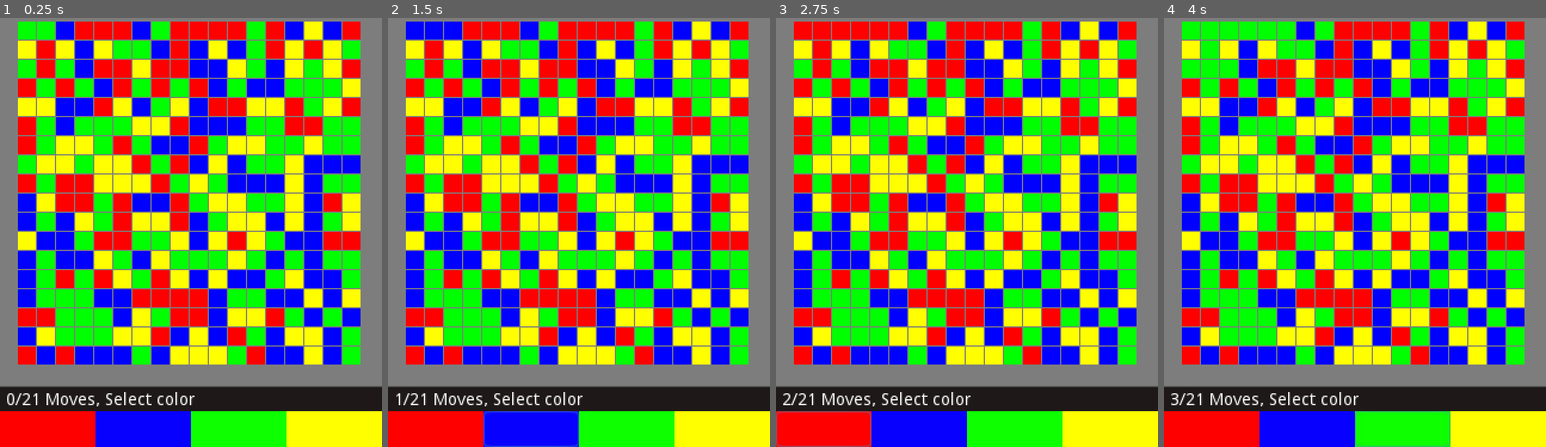
Above: before the commit, frames 1-4 (left to right).
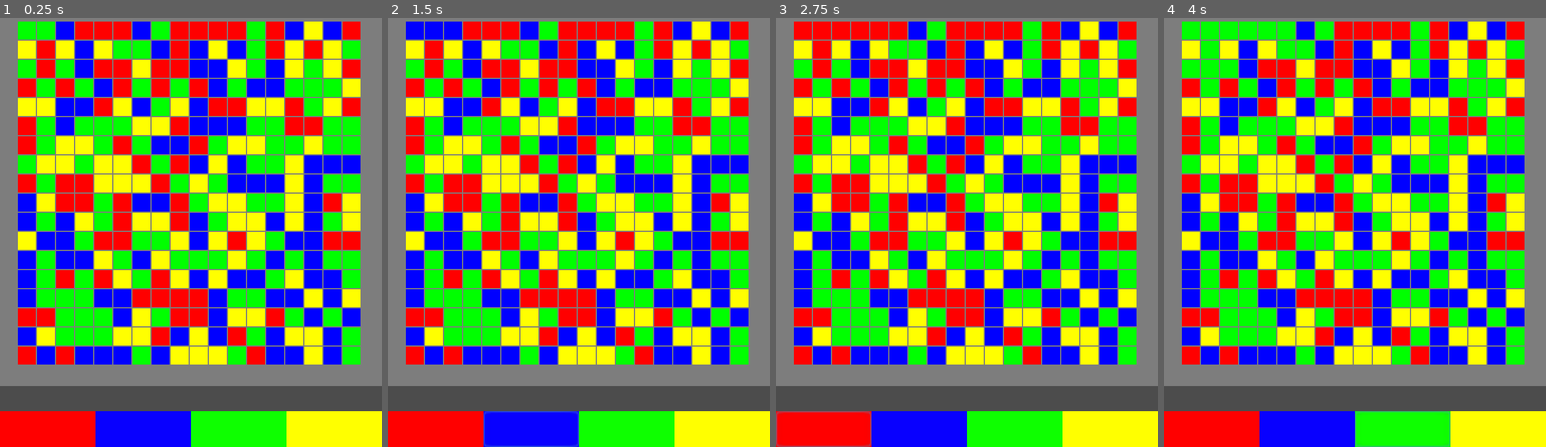
Above: after the commit, the same moments.

Repository: Tranquility2/Satiata
Game: Godot game, scene res://MainScene.tscn
The game is run twice, just before and just after one commit, with the same random seed, the same clock (stepped at 60 frames per second) and the same inputs.
Inputs (mouse positions are in pixels of both pictures, inside the frame that each line leads up to):
- Up to frame 1 (0.25 s): no input
- Up to frame 2 (1.5 s): click (533, 429) at 0.5 s; click (533, 429) at 1.25 s
- Up to frame 3 (2.75 s): click (821, 429) at 2 s
- Up to frame 4 (4 s): click (1209, 429) at 2.75 s; click (1400, 429) at 3.5 s

The runs differ from the first frame. In frame 1, 5.4% of the frame differs, in the area x 0-100%, y 86-92%; in frame 2, 5.4%; in frame 3, 5.4%; in frame 4, 5.4%.

Commit message:
added font

Diff:
--- a/MainScene.tscn
+++ b/MainScene.tscn
@@ -6,11 +6,13 @@
 [ext_resource path="res://StatusText.gd" type="Script" id=4]
 [ext_resource path="res://Styles/GreenStyle.tres" type="StyleBox" id=5]
 [ext_resource path="res://Styles/YellowStyle.tres" type="StyleBox" id=6]
+[ext_resource path="res://Roboto-Medium.ttf" type="DynamicFontData" id=7]
 
-[sub_resource type="StyleBoxFlat" id=1]
-content_margin_left = 5.0
-content_margin_top = 4.0
-bg_color = Color( 0.117647, 0.0941176, 0.0941176, 1 )
+[sub_resource type="DynamicFont" id=7]
+extra_spacing_top = 1
+extra_spacing_char = 1
+extra_spacing_space = 1
+font_data = ExtResource( 7 )
 
 [sub_resource type="StyleBoxFlat" id=2]
 bg_color = Color( 0.14902, 0.12549, 0.843137, 1 )
@@ -43,9 +45,10 @@
 [node name="StatusText" type="RichTextLabel" parent="."]
 margin_top = 320.0
 margin_right = 320.0
-margin_bottom = 340.0
-custom_styles/normal = SubResource( 1 )
-text = "Text"
+margin_bottom = 341.0
+custom_fonts/normal_font = SubResource( 7 )
+text = "Text Text Text"
+scroll_active = false
 script = ExtResource( 4 )
 __meta__ = {
 "_edit_use_anchors_": false
--- a/StatusText.gd
+++ b/StatusText.gd
@@ -7,7 +7,7 @@
 func UpdateMoves():
 	var text_msg: String =  Globals.format_string.format({"current": Globals.move_counter, "max": Globals.MAX_MOVES})
 	if Globals.move_counter < 21:
-		text_msg += ", Select color"
+		text_msg += ", Please select next color"
 	self.text = text_msg
 
 func UpdateWin():
--- a/project.godot
+++ b/project.godot
@@ -28,6 +28,7 @@
 window/vsync/use_vsync=false
 window/handheld/orientation="portrait"
 window/stretch/mode="2d"
+window/stretch/aspect="keep"
 
 [global]
 
Not shown: 1 places in MainScene.tscn that only renumber resources
